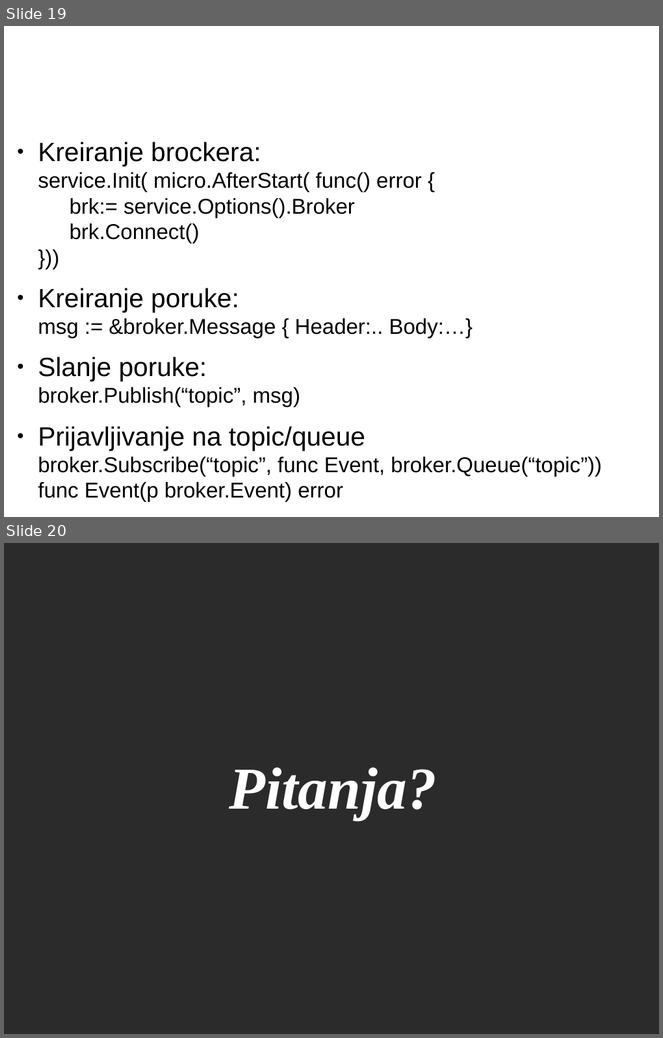
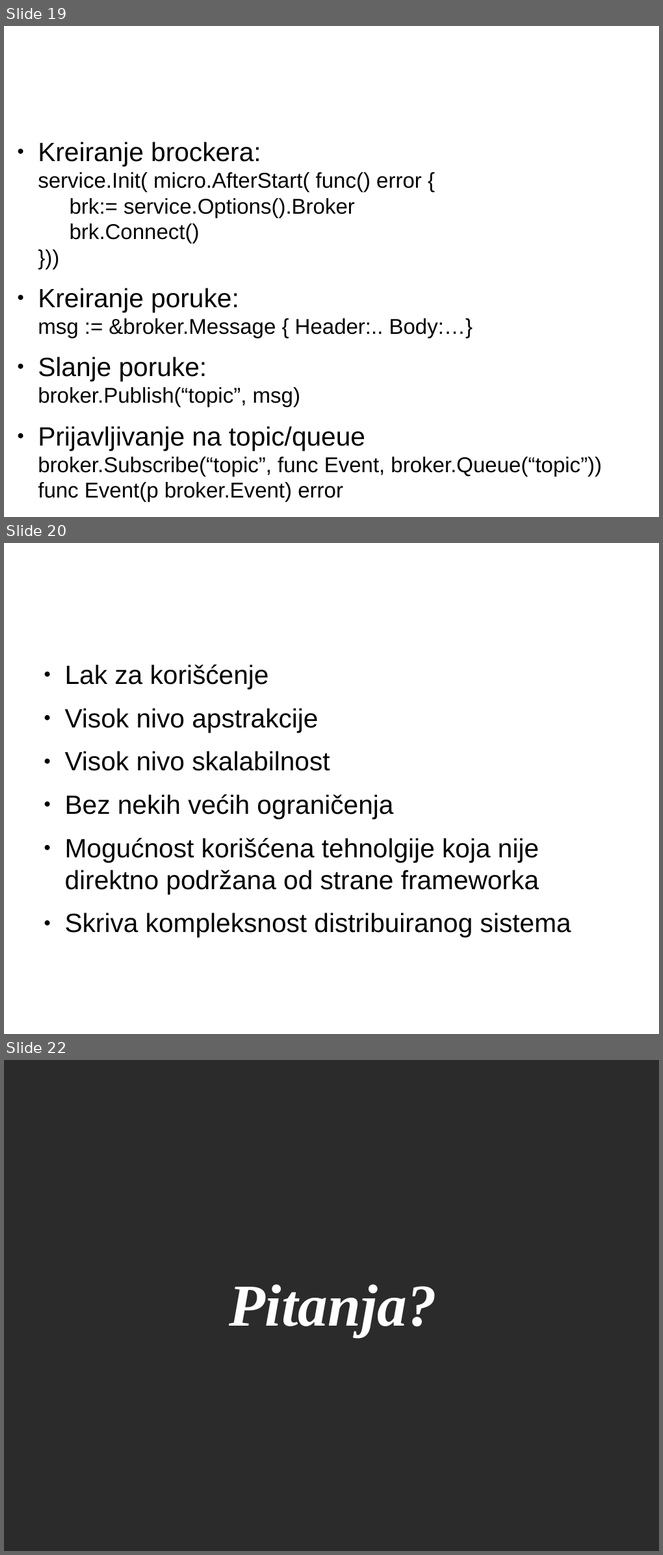
Before and after one commit to CommName/Go-micro-DemoApp, a slide deck: GoMicroUvod.pptx. Shown one above the other, each under a label of ours: slides 19 and 20 before the commit, slides 19, 20 and 22 after it; the slides between them are not shown. The pictures are 663x1038 and 663x1555 pixels, drawn with LibreOffice and Linux fonts; fonts in the diff are those of the drawing; background and template pictures are left out; a plain dark background stands for a picture behind light text. Boxes give left, top, right and bottom in pixels: in the first picture for what was removed or moved away, otherwise in the second. Text is boxed around its words. In the diff, an @@ line names an element or a change of style, - is before the commit and + after.

```diff
--- a/GoMicroUvod.pptx
+++ b/GoMicroUvod.pptx
@@ slide 20 added at [4,543,659,1034], background picture (left out) @@
@@ text added at [36,563,627,644], 44 pt, text #FFFFFF @@
+Prednosti
@@ text added at [65,665,571,938], 32 pt, text #000000 @@
+● Lak za korišćenje
+● Visok nivo apstrakcije
+● Visok nivo skalabilnost
+● Bez nekih većih ograničenja
+● Mogućnost korišćena tehnolgije koja nije direktno podržana od strane frameworka
+● Skriva kompleksnost distribuiranog sistema
@@ what was slide 20 is now slide 22 @@
```
Also in this commit, not shown: 4 slides changed, 1 other slide added.
